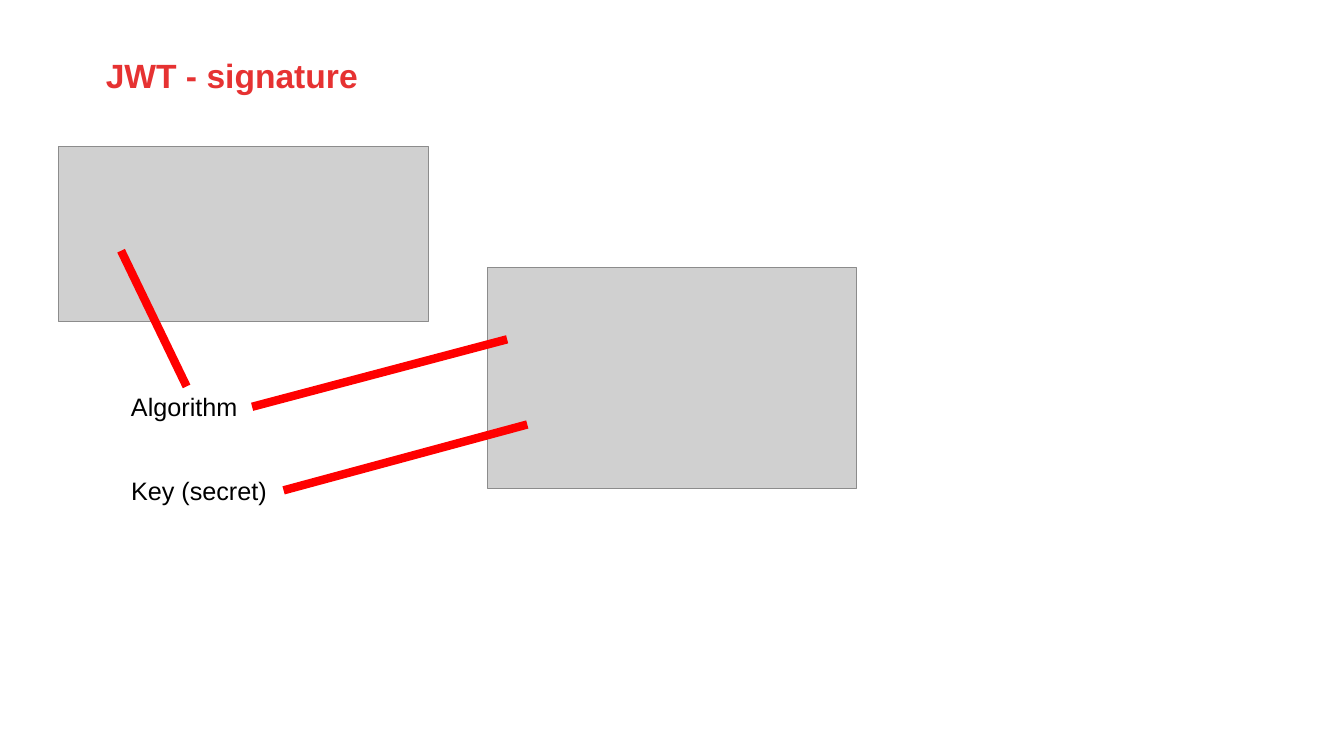
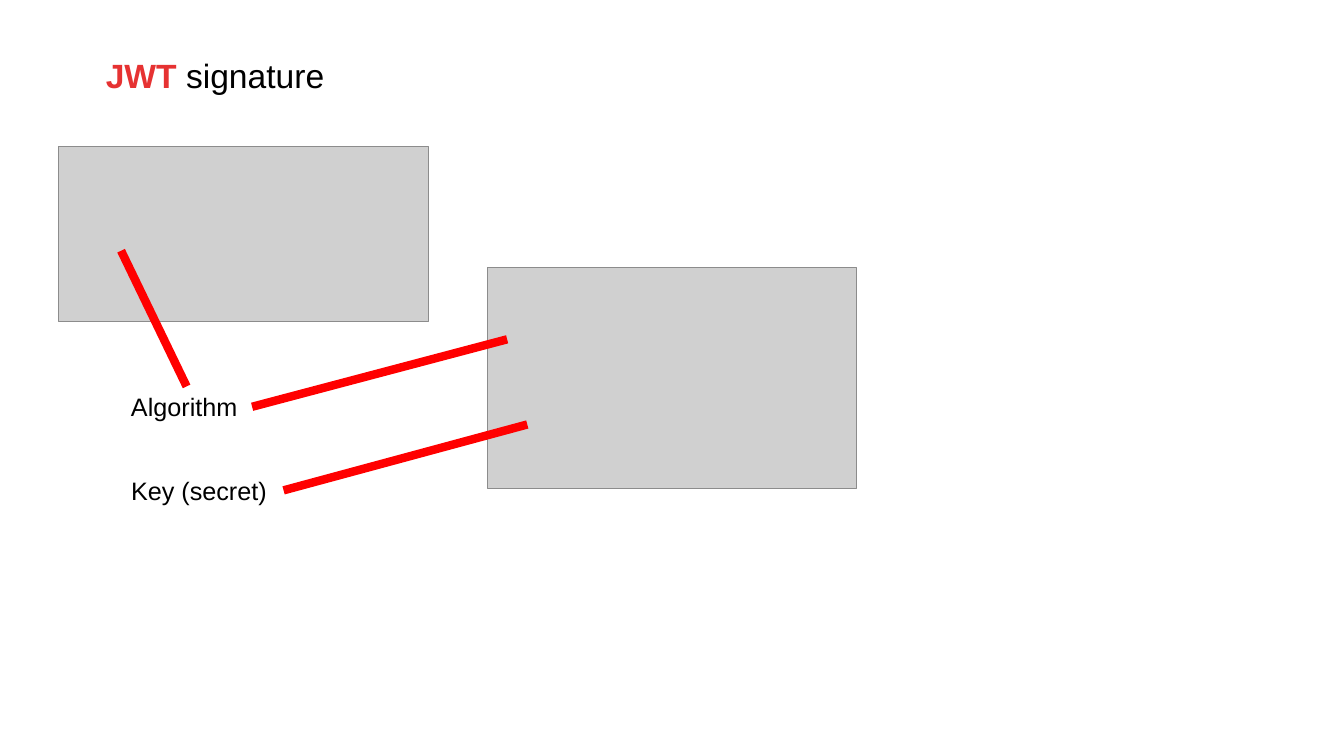
Before and after one commit to AMIS-Services/sig-web-security, a slide deck: slide 12 of slides/web-security-slides.pptx. Drawn at 1344x756 pixels with LibreOffice and Linux fonts; fonts in the diff are those of the drawing; grey boxes stand for pictures; background and template pictures are left out. Boxes give left, top, right and bottom in pixels: in the first picture for what was removed or moved away, otherwise in the second. Text is boxed around its words. In the diff, an @@ line names an element or a change of style, - is before the commit and + after.

```diff
--- a/slides/web-security-slides.pptx
+++ b/slides/web-security-slides.pptx
@@ text at [106, 63, 324, 95]: text changed; text colour #E63232 to #000000; bold off @@
-JWT - signature
+JWT signature
```
Also in this commit, not shown: 6 other slides changed, 3 slides added, 1 slide removed.
